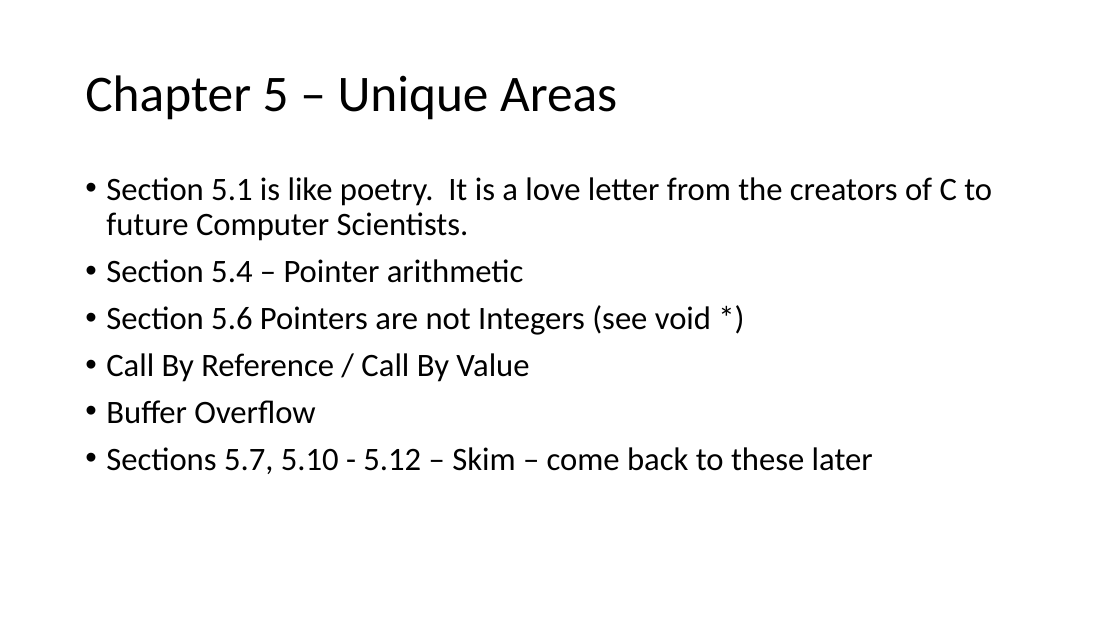
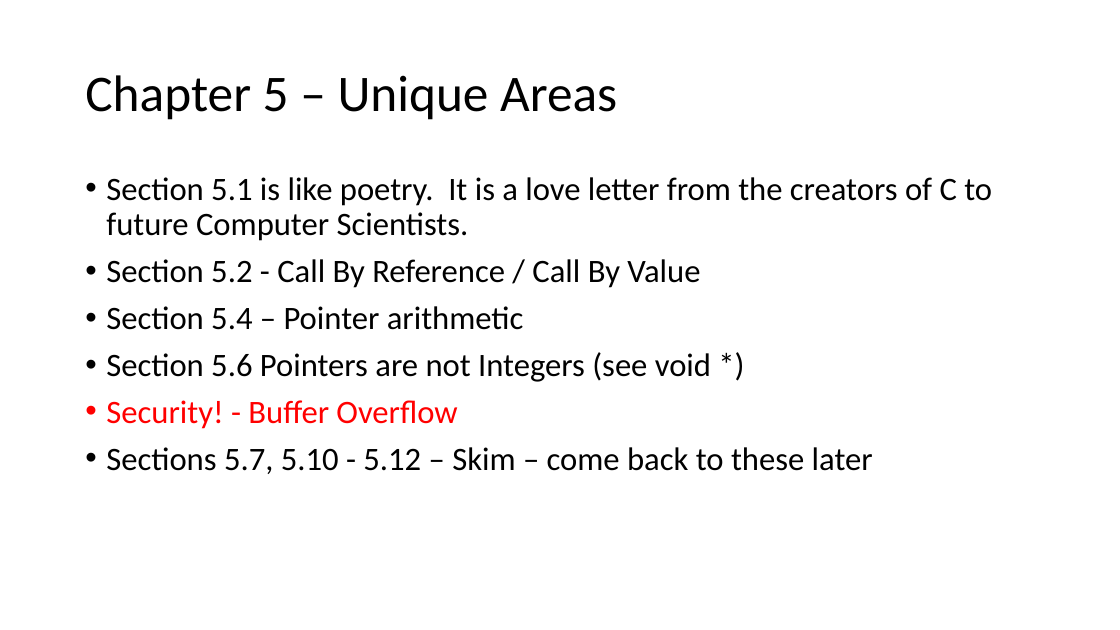
Before and after one commit to csev/cc4e, a slide deck: slide 2 of lectures/KR-5.pptx. Drawn at 1120x630 pixels with LibreOffice and Linux fonts; fonts in the diff are those of the drawing. Boxes give left, top, right and bottom in pixels: in the first picture for what was removed or moved away, otherwise in the second. Text is boxed around its words. In the diff, an @@ line names an element or a change of style, - is before the commit and + after.

```diff
--- a/lectures/KR-5.pptx
+++ b/lectures/KR-5.pptx
@@ text at (106,259,700,288): paragraph added @@
+• Section 5.2 - Call By Reference / Call By Value
@@ text at (106,400,457,429): text changed; text colour #000000 to #FF0000 @@
-• Call By Reference / Call By Value
-• Buffer Overflow
+• Security! - Buffer Overflow
```
Also in this commit, not shown: 1 other slide changed, 1 other file.
